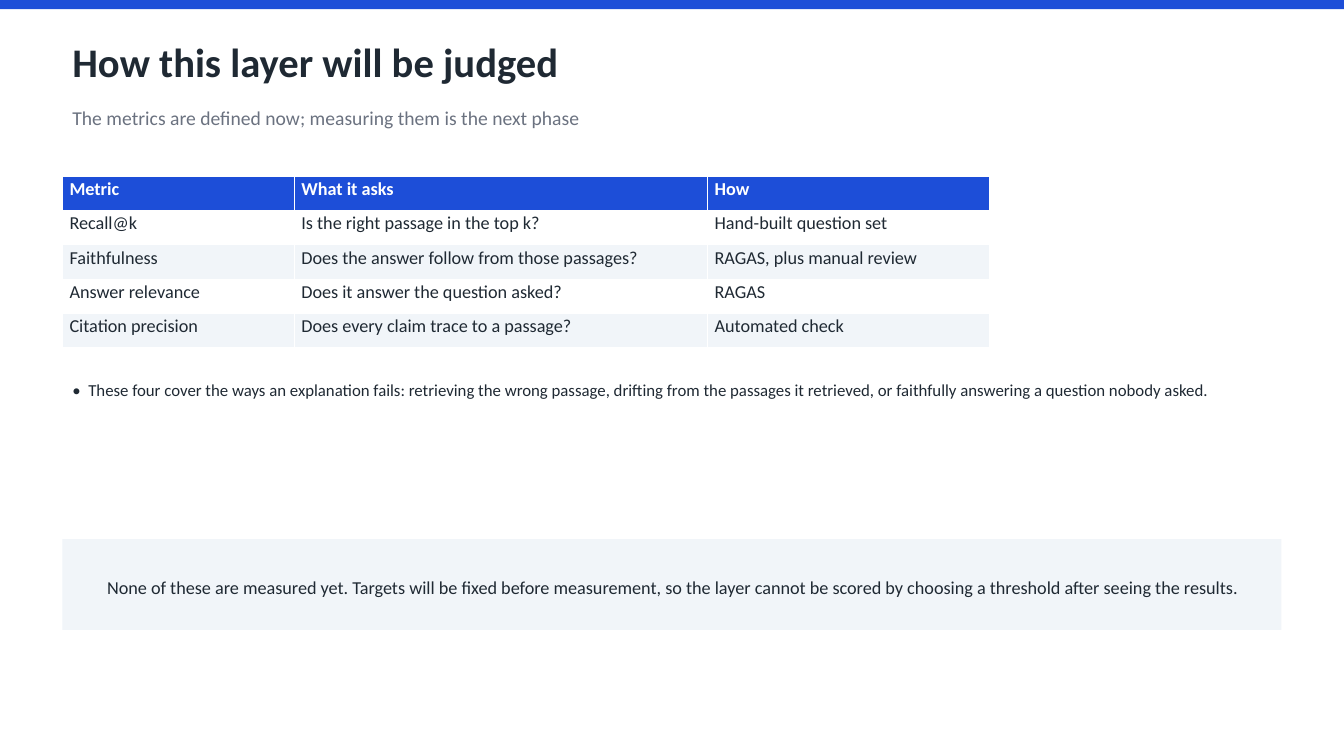
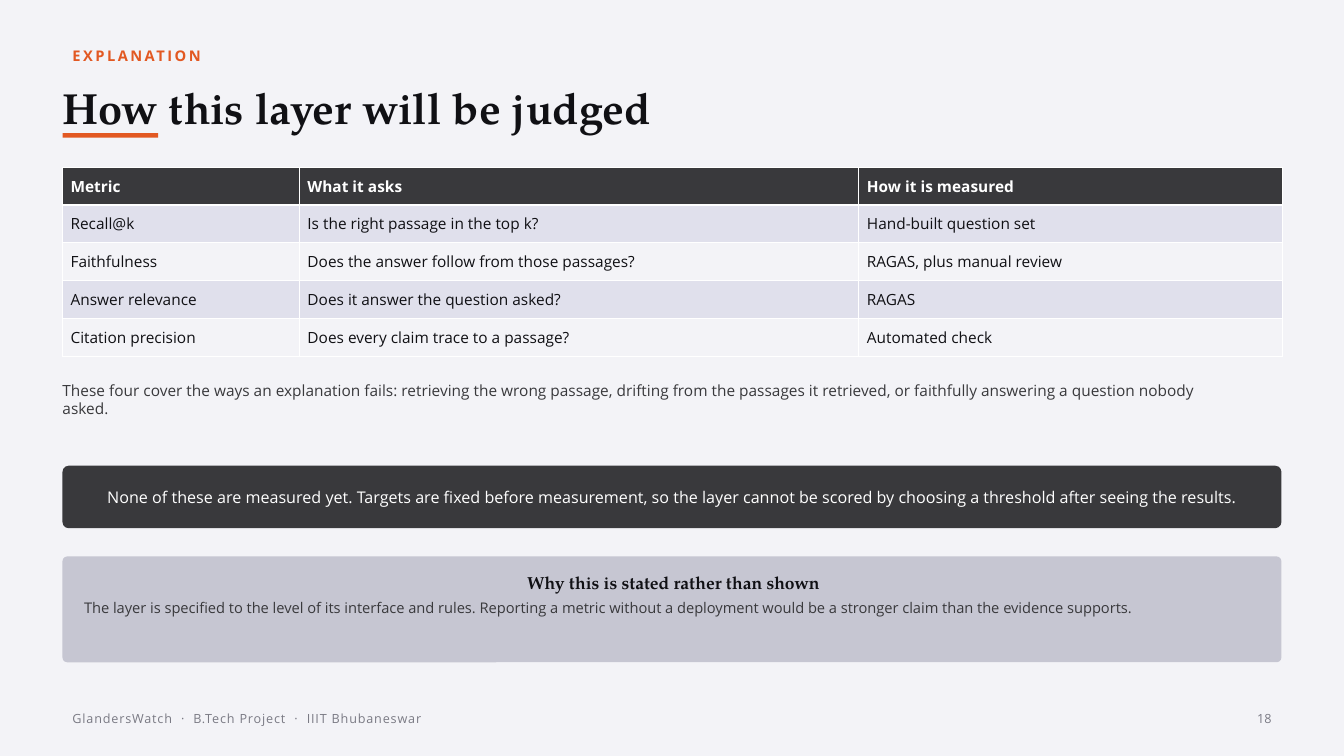
Before and after one commit to YuvrajSingh-mist/glandersWatch, a slide deck: slide 18 of GlandersWatch_Deck.pptx (slide 12 before the commit). Drawn at 1344x756 pixels with LibreOffice and Linux fonts; fonts in the diff are those of the drawing. Boxes give left, top, right and bottom in pixels: in the first picture for what was removed or moved away, otherwise in the second. Text is boxed around its words. In the diff, an @@ line names an element or a change of style, - is before the commit and + after.

Commit message:
Redesign deck on the department report template
Replace the ad-hoc styling with the template's visual system: navy cover
panel, light lavender ground, periwinkle numbered cards, a single orange
accent, Playfair Display headings and Open Sans text. Install both fonts
locally so the exported PDF embeds them.

Structure becomes three sections with dividers: the risk engine, the
explanation layer and the alert service. Adds a curves slide (ROC against
PR, plus the selection ablation) and a per-model slide carrying the
logistic, forest and boosting formulations. Every figure and number is
still read from reports/*.json.

```diff
--- a/GlandersWatch_Deck.pptx
+++ b/GlandersWatch_Deck.pptx
@@ rectangle removed at <box>0,0,1344,9</box> @@
@@ rectangle added at <box>0,0,1344,756</box>, fill #F3F3F7 @@
@@ text added at <box>63,42,768,71</box>, 10.5 pt, text #E25822, bold @@
+EXPLANATION
@@ text "How this layer will be ...": place and size @@
-text "How this layer will be ..." at <box>72,48,558,84</box>
+text "How this layer will be ..." at <box>62,92,651,138</box>
@@ text "How this layer will be ..." at <box>62,92,651,138</box>: size 29 to 31 pt, font Calibri to TeX Gyre Pagella, text colour #1F2933 to #101014 @@
@@ text removed at <box>72,111,579,129</box> @@
-The metrics are defined now; measuring them is the next phase
@@ rectangle added at <box>63,133,158,137</box>, fill #E25822 @@
@@ table at <box>63,167,1282,357</box> @@
-row 1, column 3: How
+row 1, column 3: How it is measured
@@ fill #1D4ED8 to #39393C in row 1 @@
@@ fill #FFFFFF to #E0E0EC in 6 cells @@
@@ fill #F1F5F9 to #F3F3F7 in 6 cells @@
@@ size 13 to 11 pt, font Calibri to Open Sans @@
@@ text colour #1F2933 to #101014 in "Recall@k", "Is the right passage in the top ...", "Hand-built question set", "Faithfulness" and 8 more places @@
@@ table: place and size @@
-table at <box>63,176,990,348</box>
+table at <box>63,167,1282,357</box>
@@ text at <box>62,384,1194,414</box>: text changed; size 12 to 11 pt; font Calibri to Open Sans; text colour #1F2933 to #39393C @@
-• These four cover the ways an explanation fails: retrieving the wrong passage, drifting from the passages it retrieved, or faithfully answering a question nobody asked.
+These four cover the ways an explanation fails: retrieving the wrong passage, drifting from the passages it retrieved, or faithfully answering a question nobody asked.
@@ rounded rectangle "None of these are measured ...": place and size @@
-rounded rectangle "None of these are measured ..." at <box>63,539,1281,630</box>
+rounded rectangle "None of these are measured ..." at <box>63,466,1281,528</box>
@@ rounded rectangle "None of these are measured ..." at <box>63,466,1281,528</box>: rectangle to rounded rectangle; fill #F1F5F9 to #39393C @@
@@ text in rounded rectangle at <box>107,490,1236,507</box>: text changed; size 13 to 11.5 pt; font Calibri to Open Sans; text colour #1F2933 to #FFFFFF @@
-None of these are measured yet. Targets will be fixed before measurement, so the layer cannot be scored by choosing a threshold after seeing the results.
+None of these are measured yet. Targets are fixed before measurement, so the layer cannot be scored by choosing a threshold after seeing the results.
@@ rounded rectangle added at <box>63,557,1281,662</box>, fill #C6C6D2, 10.5 pt, text #39393C @@
+Why this is stated rather than shown
+The layer is specified to the level of its interface and rules. Reporting a metric without a deployment would be a stronger claim than the evidence supports.
@@ text added at <box>72,713,421,726</box>, 9 pt, text #7A7A84 @@
+GlandersWatch · B.Tech Project · IIIT Bhubaneswar
@@ text added at <box>1257,714,1271,723</box>, 9 pt, text #7A7A84 @@
+18
```
Also in this commit, not shown: 9 other slides changed, 13 slides added, 7 slides removed, 2 other files.
